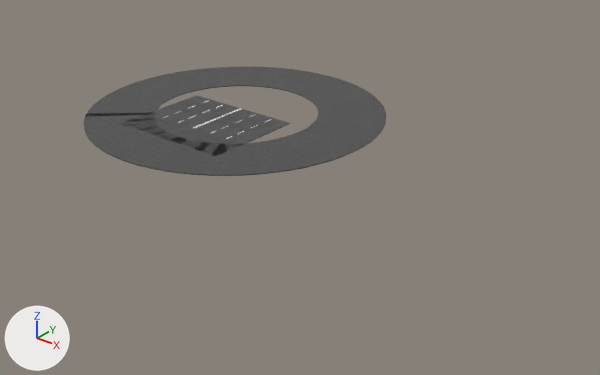
One commit to the Blender file Assets/Models/Modular Road/RounaboutNoColliders.blend: the scene before it, then after it.
Both versions are drawn from a 50 mm lens placed at (51.1, -51.7, 27.9), pointed at (7.4, 2.9, -6.0). Arrows for +X, +Y and +Z are at lower left; the lights stay in place.
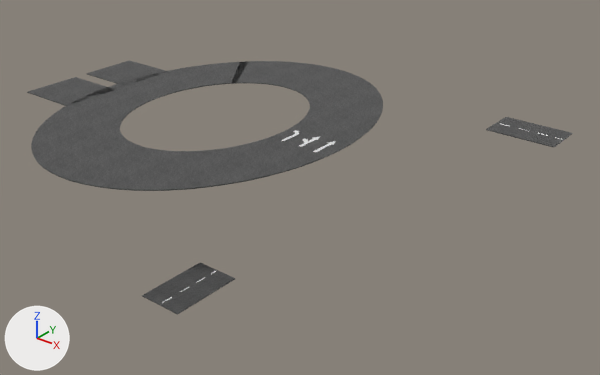
Patch to the scene script:
```diff
--- a/Assets/Models/Modular Road/RounaboutNoColliders.blend.py
+++ b/Assets/Models/Modular Road/RounaboutNoColliders.blend.py
@@ me_plane_001 @@
 # used by ob_plane_001; location = (-4.0, 0.51, 0.05); scale = (0.0459, 0.503, 0.917)
 # verts and faces of me_plane_001; kept vertices keep their numbers, new ones are numbered from 4
-me_plane_001.from_pydata(...)  # 4 vertices, 1 face; spans x -1.0..1.0, y -1.0..1.0, z 0.0
-me_plane_001.materials.append(mat_material_002)  # white #ffffff
+me_plane_001.from_pydata(...)  # 8 vertices, 6 faces; spans x -44.53..86.1, y -11.14..1.64, z -0.1..0.0
+# me_plane_001 part 1
+verts[4] = (-44.53, -11.14, -0.1)  # pixel (126, 86)
+verts[5] = (-44.53, -11.14, 0.0)  # pixel (126, 85)
+verts[6] = (-44.53, 1.64, -0.1)  # pixel (86, 74)
+verts[7] = (-44.53, 1.64, 0.0)  # pixel (86, 73)
+for new, old in zip([*range(8, 12)], [*range(4, 8)]): verts[new] = verts[old] + (130.63, 0.0, 0.0)
+faces += [(4, 5, 7, 6), (6, 7, 11, 10), (8, 10, 11, 9), (4, 8, 9, 5), (4, 6, 10, 8), (5, 9, 11, 7)]
+me_plane_001.materials.append(mat_material_004)  # picture img_asphalt_png_002
@@ me_cube_005 @@
+me_cube_005.from_pydata([(-1.0, -0.76, -1.0), (-1.0, -0.76, 1.0), (-1.0, 0.74, -1.0), (-1.0, 0.74, 1.0), (1.0, -0.76, -1.0), (1.0, -0.76, 1.0), (1.0, 0.74, -1.0), (1.0, 0.74, 1.0), (-1.0, 1.86, 1.0), (1.0, 1.86, 1.0), (1.0, -1.74, 1.0), (-1.0, -1.74, 1.0), (-1.0, 1.0, 1.34), (-1.0, 1.86, 1.0), (-1.0, -0.01, 1.74), (-1.0, -1.0, 1.34), (-0.02, -0.78, -0.99), (-0.02, 0.58, -0.79), (1.24, -0.78, -0.99), (1.24, 0.58, -0.79)], [], [(0, 1, 3, 2), (2, 3, 7, 6), (6, 7, 5, 4), (4, 5, 1, 0), (0, 2, 6, 4), (3, 1, 15, 14, 12), (1, 5, 10, 11), (7, 3, 13, 8, 9), (3, 12, 13), (11, 15, 1), (19, 17, 16, 18), (17, 19, 18, 16)])
@@ ob_cube @@
 ob_cube = bpy.data.objects.new('Cube', me_cube_001)
-ob_cube.location = (0.0, -1.66, 0.0)
-ob_cube.scale = (6.01, 4.88, 0.0463)
+ob_cube.location = (23.91, 15.02, 0.0)
+ob_cube.rotation_euler = (0.0, 0.0, 1.571)  # degrees (0, 0, 90)
+ob_cube.scale = (2.0, 3.22, 0.0463)
@@ ob_plane_001 @@
 ob_plane_001 = bpy.data.objects.new('Plane.001', me_plane_001)
-ob_plane_001.location = (-4.0, 0.51, 0.05)
+ob_plane_001.location = (-19.35, 2.85, 0.05)
+ob_plane_001.rotation_euler = (0.0, 0.0, 1.571)  # degrees (0, 0, 90)
 ob_plane_001.scale = (0.0459, 0.503, 0.917)
@@ ob_plane_004 @@
 ob_plane_004 = bpy.data.objects.new('Plane.004', me_plane_004)
-ob_plane_004.location = (-2.05, 2.39, 0.05)
+ob_plane_004.location = (-19.24, -4.61, 0.05)
+ob_plane_004.rotation_euler = (0.0, 0.0, 1.571)  # degrees (0, 0, 90)
 ob_plane_004.scale = (0.0459, 0.503, 0.917)
@@ ob_cube_008 @@
 ob_cube_008 = bpy.data.objects.new('Cube.008', me_cube_008)
-ob_cube_008.location = (0.3, -6.76, 0.0)
-ob_cube_008.scale = (3.18, 0.503, 0.0463)
+ob_cube_008.location = (-9.88, 1.16, 0.0)
+ob_cube_008.rotation_euler = (0.0, 0.0, -1.602)  # degrees (0, 0, -92)
+ob_cube_008.scale = (4.05, 0.503, 0.0463)
@@ ob_cube_003 @@
+ob_cube_003 = bpy.data.objects.new('Cube.003', me_cube_000)  # 28 vertices, 11 faces; spans x -1.0..1.0, y -1.0..1.0, z -1.0..1.01; in mat_asphalt_001 (picture img_asphalt_png_006), mat_material_012 (white #ffffff), mat_material_011 (white #ffffff)
+ob_cube_003.location = (9.01, -13.2, -8.23)
+ob_cube_003.rotation_euler = (0.0, 0.0, 3.142)  # degrees (0, 0, 180)
+ob_cube_003.scale = (2.0, 3.22, 0.0463)
@@ ob_cube_001 @@
+ob_cube_001 = bpy.data.objects.new('Cube.001', me_cube_005)
+ob_cube_001.location = (11.83, 0.45, 0.02)
+ob_cube_001.rotation_euler = (-1.571, 1.571, 0.0)  # degrees (-90, 90, 0)
+ob_cube_001.scale = (0.0335, 0.196, 1.1)
```

Boxes [x1, y1, x2, y2] around the edits, measured in the pictures (600 x 375 px):
'Cube.008', moved, turned, rescaled: before [84, 66, 386, 176]; after [31, 61, 383, 191]
'Cube', moved, turned, rescaled: before [123, 95, 290, 154]; after [486, 117, 573, 148]
'Cube.003', added: after [142, 263, 235, 315]
    faces in mat_asphalt_001 (picture img_asphalt_png_006): [142, 263, 235, 315]
'Plane.004', moved, turned (not visible before): after [27, 77, 112, 106]
'Plane.001', reshaped, moved, turned (not visible before): after [86, 60, 167, 86]
'Cube.001', added: after [313, 141, 336, 152]
